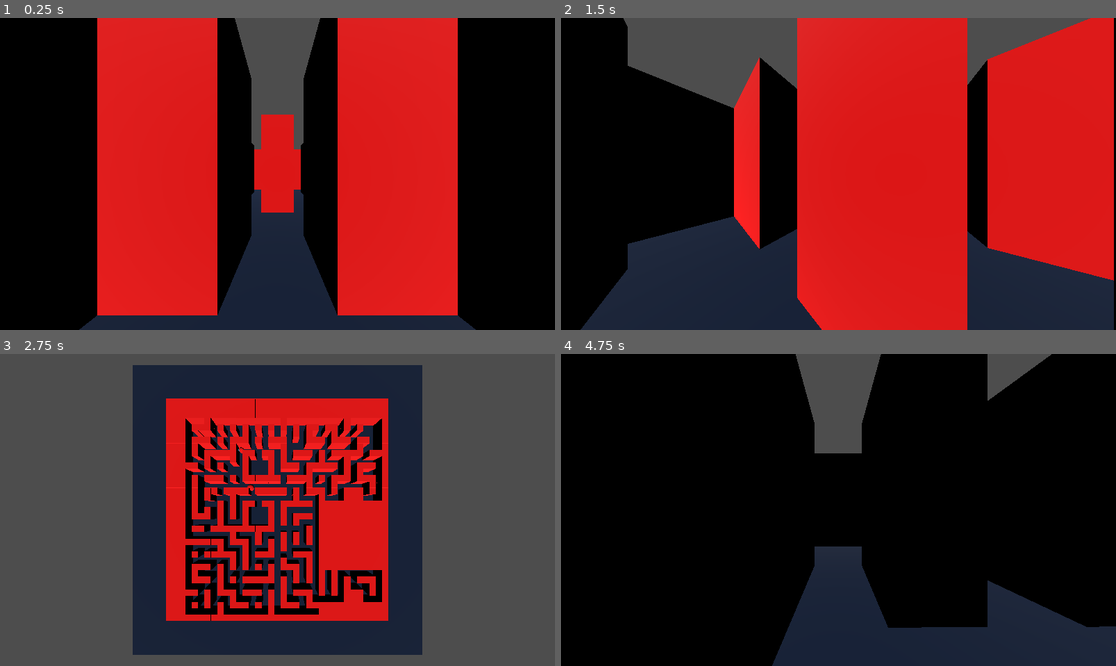
Above: before the commit, frames 1-4 (two rows, left to right).
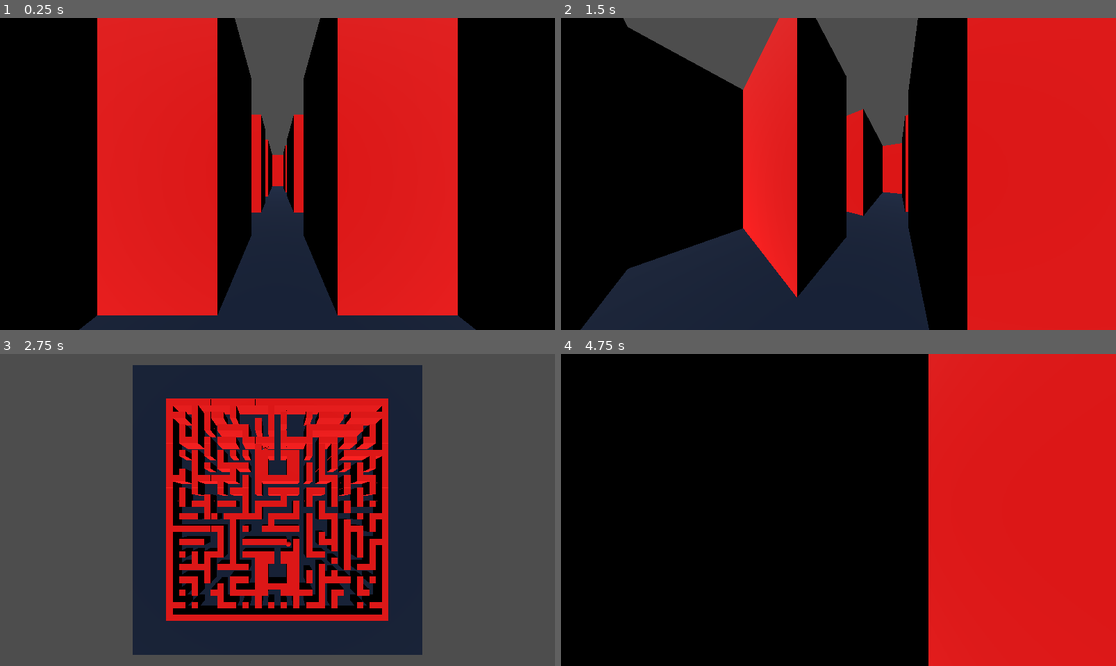
Above: after the commit, the same moments.

Repository: 21RM/Y4S1-JD-Packman
Game: Godot game, scene res://Scenes/World/world.tscn
Two runs of this game, one before a commit and one after it. Both use one fixed random seed, a clock stepped at 60 frames per second and the inputs below.
Inputs:
- Up to frame 1 (0.25 s): no input
- Up to frame 2 (1.5 s): hold D (move_right) 0.53-1.28 s; tap C (toggle_camera) at 0.6, 1.35 s; hold S (move_backwards) from 1.28 s (still down)
- Up to frame 3 (2.75 s): release S (move_backwards) at 2.03 s; hold D (move_right) from 2.03 s (still down); tap C (toggle_camera) at 2.1 s
- Up to frame 4 (4.75 s): tap Enter at 2.75, 4.25 s; tap C (toggle_camera) at 2.85, 3.6, 4.35 s; tap Space at 3.5 s; release D (move_right) at 3.53 s; hold A (move_left) from 3.53 s (still down)

The runs differ from the first frame. In frame 1, 2.3% of the frame differs, in the area x 45-55%, y 30-63%; in frame 2, 48%, in the area x 12-100%, y 0-100%; in frame 3, 11%; in frame 4, 44%.

Commit message:
added all 4 ghosts, but still need to diferenciate their AI

Diff:
--- a/Prototipes/3DPackman/3d-packman/Scenes/Ghost/ghost.gd
+++ b/Prototipes/3DPackman/3d-packman/Scenes/Ghost/ghost.gd
@@ -1,11 +1,13 @@
 extends Area3D
+class_name Ghost
 
 var ghost_type: int = 0
 enum GhostState { SCATTER, CHASE, RUN }
 
-var state: GhostState = GhostState.CHASE
+var state: GhostState = GhostState.SCATTER
+var time_in_mode: float = 0.0
 
-var speed: float = 2.0
+var speed: float = 2.1
 
 var path: Array[Vector2i] = []
 var path_index: int = 0
@@ -21,8 +23,25 @@
 
 
 
+func set_ghost_type(type: int) -> void:
+	ghost_type = type
+	# Change Later
+	var color: Color = Color(1, 0, 0)
+	match ghost_type:
+		1: color = Color(1, 0, 0)
+		2: color = Color(1, 0.6, 1)
+		3: color = Color(0, 1, 1)
+		4: color = Color(1.0, 0.5, 0.0)
+		_: color = Color(0, 0, 0)
+	var mat: StandardMaterial3D = StandardMaterial3D.new()
+	mat.albedo_color =  color
+	$MeshInstance3D.set_surface_override_material(0, mat)
+
 func _physics_process(delta: float) -> void:
 	current_cell = UtilsGrid.world_to_cell(global_position)
+	if current_cell == get_corner_cell() and state == GhostState.SCATTER:
+		state = GhostState.CHASE
+		time_in_mode = 0.0
 	var target_cell: Vector2i = compute_target_cell()
 	var packman_cell: Vector2i = UtilsPackman.packman.current_cell
 	# Testing if it needs replan
@@ -50,7 +69,6 @@
 
 func follow_path(delta) -> void:
 	if path.is_empty() or path_index >= path.size():
-		#print("Path is empty or index out of bounds: \n", path, "\nPath index: ", path_index)
 		return
 
 	var current_center: Vector3 = UtilsGrid.cell_to_world(current_cell)
@@ -158,7 +176,17 @@
 
 
 func get_corner_cell() -> Vector2i:
-	return Vector2i(1, 1)
+	match ghost_type:
+		1: # Blinky
+			return Vector2i(UtilsGrid.grid_size_x-2, 1)
+		2: # Pinky
+			return Vector2i(1, 1)
+		3: # Inky
+			return Vector2i(UtilsGrid.grid_size_x-2, UtilsGrid.grid_size_z-2)
+		4: # Clyde
+			return Vector2i(1, UtilsGrid.grid_size_z-2)
+		_:
+			return Vector2i(1, 1)
 
 
 
--- a/Prototipes/3DPackman/3d-packman/Scenes/Global/UtilsGrid.gd
+++ b/Prototipes/3DPackman/3d-packman/Scenes/Global/UtilsGrid.gd
@@ -6,8 +6,8 @@
 var grid_size_x: int = 35
 var grid_size_z: int = 35
 
-var player_spawn: Rect2i = Rect2i(12, 8, 5, 5)
-var ghosts_spawn: Rect2i = Rect2i(12, 16, 5, 5)
+var player_spawn: Rect2i = Rect2i(15, 8, 5, 5)
+var ghosts_spawn: Rect2i = Rect2i(15, 25, 5, 5)
 
 var wall_density: float = 0.7
 
@@ -25,27 +25,42 @@
 	add_reserved_rect(player_spawn)
 	add_reserved_rect(ghosts_spawn)
 	reserved_rules.append(is_container_cells)
+	reserved_rules.append(is_corner_cells)
+
+
 
 func cell_to_world(cell: Vector2i) -> Vector3:
 	return grid_origin + Vector3(cell.x*cell_size, 0, cell.y*cell_size)
+
+
 
 func world_to_cell(world_pos: Vector3) -> Vector2i:
 	var rel: Vector3 = world_pos - grid_origin
 	return Vector2i(round(rel.x / cell_size), round(rel.z / cell_size))
 
+
+
 func cell_walkable(cell: Vector2i) -> bool:
 	return in_bounds(cell.x, cell.y) and grid[idx(cell.x, cell.y)] == 0
 
+
+
 func in_bounds(x: int, z: int) -> bool:
 	return x >= 0 and x < grid_size_x and z >= 0 and z < grid_size_z
 
+
+
 func idx(x: int, z: int) -> int:
 	return z*grid_size_x + x
+
+
 
 func add_reserved_rect(rect: Rect2i) -> void:
 	for x in range(rect.position.x, rect.position.x + rect.size.x):
 		for z in range(rect.position.y, rect.position.y + rect.size.y):
 			reserved_cells.append(Vector2i(x, z))
+
+
 
 func is_reserved(x:int, z:int) -> bool:
 	var cell: Vector2i = Vector2i(x, z)
@@ -56,10 +71,16 @@
 			return true
 	return false
 
+
+
 func build_grid(rng: RandomNumberGenerator) -> void:
 	start_grid()
 	carve_connectivity(rng)
 	add_extra_loops(rng)
+	ensure_room_openings()
+	connect_corners_to_maze()
+
+
 
 func start_grid() -> void:
 	grid = PackedByteArray()
@@ -67,23 +88,23 @@
 	for i in range(grid.size()):
 		grid[i] = 1
 	for x in range(grid_size_x):
-		grid[idx(x, 0)] = 1
-		grid[idx(x, grid_size_z - 1)] = 1
-	for z in range(grid_size_z):
-		grid[idx(0, z)] = 1
-		grid[idx(grid_size_x - 1, z)] = 1
-
+		for z in range(grid_size_z):
+			if is_corner_cells(Vector2i(x, z)):
+				grid[idx(x, z)] = 0
 	carve_room(player_spawn, 0)
 	carve_room(ghosts_spawn, 0)
 
+
+
 func carve_connectivity(rng: RandomNumberGenerator) -> void:
 	var start: Vector2i = pick_random_odd_cell(rng)
+	start= Vector2i(33, 23)
 	if start == Vector2i(-1, -1):
 		return
 
 	var active: Array[Vector2i] = []
 	var last_dir: Dictionary = {}
-	set_corridor(start)
+	set_floor(start.x, start.y)
 	active.append(start)
 
 	while active.size() > 0:
@@ -123,8 +144,6 @@
 			active.pop_back()
 
 
-func set_corridor(cell: Vector2i) -> void:
-	set_floor(cell.x, cell.y)
 
 func pick_random_odd_cell(rng: RandomNumberGenerator) -> Vector2i:
 	var candidates: Array[Vector2i] = []
@@ -142,7 +161,7 @@
 
 func can_carve(cell: Vector2i, dir: Vector2i) -> bool:
 	var to_cell: Vector2i = cell + dir
-	var mid_cell: Vector2i = Vector2i((cell.x + dir.x)/2, (cell.y + dir.y)/2)
+	var mid_cell: Vector2i = Vector2i(cell.x + dir.x/2, cell.y + dir.y/2)
 	if !is_carvable(to_cell) or !is_carvable(mid_cell) or grid[idx(to_cell.x, to_cell.y)]!=1:
 		return false
 	return true
@@ -169,6 +188,74 @@
 		var cell: Vector2i = candidates[i]
 		set_floor(cell.x, cell.y)
 
+func ensure_room_openings() -> void:
+	var reference: Vector2i = player_spawn.position + player_spawn.size/2
+	var rooms: Array = [player_spawn, ghosts_spawn]
+	for room in rooms:
+		var room_center: Vector2i = room.position + room.size/2
+		if not bfs_exists(room_center, reference):
+			ensure_path_between(room_center, reference)
+
+func ensure_path_between(start: Vector2i, end: Vector2i) -> void:
+	var cell: Vector2i = start
+	var guard: int = 0
+	while cell != end and guard < 1000:
+		guard += 1
+		var step: Vector2i = Vector2i.ZERO
+		if cell.x != end.x:
+			step.x = (1 if end.x > cell.x else -1)
+		elif cell.y != end.y:
+			step.y = (1 if end.y > cell.y else -1)
+		var next: Vector2i = cell + step
+		if is_reserved(next.x, next.y):
+			var detours: Array[Vector2i] = [Vector2i(step.y, step.x), Vector2i(-step.y, -step.x)]
+			var carved: bool = false
+			for d in detours:
+				var alt: Vector2i = cell + d
+				if in_bounds(alt.x, alt.y) and not is_reserved(alt.x, alt.y):
+					set_floor(alt.x, alt.y)
+					cell = alt
+					carved = true
+					break
+			if not carved:
+				set_floor(next.x, next.y)
+				cell = next
+		else:
+			set_floor(next.x, next.y)
+			cell = next
+
+func bfs_exists(start: Vector2i, goal: Vector2i) -> bool:
+	var queue: Array[Vector2i] = [start]
+	var seen: Dictionary = {start: true}
+	var dirs: Array[Vector2i] = [Vector2i(0,-1), Vector2i(1,0), Vector2i(0,1), Vector2i(-1,0)]
+
+	while queue.size() > 0:
+		var cell: Vector2i = queue.pop_front()
+		if cell == goal:
+			return true
+		for d in dirs:
+			var next_cell: Vector2i = cell + d
+			if not in_bounds(next_cell.x, next_cell.y):
+				continue
+			if grid[idx(next_cell.x, next_cell.y)] != 0:
+				continue
+			if not seen.has(next_cell):
+				seen[next_cell] = true
+				queue.append(next_cell)
+
+	return false
+
+func connect_corners_to_maze() -> void:
+	var reference: Vector2i = player_spawn.position + player_spawn.size/2
+	var corner_cells: Array[Vector2i] = [
+		Vector2i(1, 1),
+		Vector2i(grid_size_x - 2, 1),
+		Vector2i(1, grid_size_z - 2),
+		Vector2i(grid_size_x - 2, grid_size_z - 2),
+	]
+	for cell in corner_cells:
+		if not bfs_exists(cell, reference):
+			ensure_path_between(cell, reference)
 
 func carve_room(rect: Rect2i, door_side: int = -1) -> void:
 	var px: int = rect.position.x
@@ -191,20 +278,12 @@
 		match door_side:
 			0:
 				set_floor(px+sx/2, pz) # top
-				grid[idx(px+sx/2, pz-1)] = 0
-				reserved_cells.append(Vector2i(px+sx/2, pz-1))
 			1:
 				set_floor(px+sx-1, pz+sz/2) # right
-				grid[idx(px+sx, pz+sz/2)] = 0
-				reserved_cells.append(Vector2i(px+sx, pz+sz/2))
 			2:
 				set_floor(px+sx/2, pz+sz-1) # bottom
-				grid[idx(px+sx/2, pz+sz)] = 0
-				reserved_cells.append(Vector2i(px+sx/2, pz+sz))
 			3:
 				set_floor(px, pz+sz/2) # left
-				grid[idx(px-1, pz+sz/2)] = 0
-				reserved_cells.append(Vector2i(px-1, pz+sz/2))
 
 func set_wall(x: int, z: int) -> void:
 	if in_bounds(x, z):
@@ -226,3 +305,6 @@
 '''
 func is_container_cells(cell: Vector2i) -> bool:
 	return cell.x == 0 or cell.x == grid_size_x - 1 or cell.y == 0 or cell.y == grid_size_z - 1
+
+func is_corner_cells(cell: Vector2i) -> bool:
+	return (cell.x == 1 or cell.x == grid_size_x - 2) and (cell.y == 1 or cell.y == grid_size_z - 2)
--- a/Prototipes/3DPackman/3d-packman/Scenes/World/world.gd
+++ b/Prototipes/3DPackman/3d-packman/Scenes/World/world.gd
@@ -10,6 +10,15 @@
 
 @export_category("Enemies")
 @export var ghosts_height: float = 1.0
+var ghosts_spawn: Vector3 = Vector3.ZERO
+var prob_scatter: float = 0.10
+var prob_chase: float = 0.10
+var change_chase_bias: float = 0.002
+var prob_min: float = 0.05
+var prob_max: float = 0.95
+var min_time_scatter: float = 10.0
+var min_time_chase: float = 15.0
+var time_elapsed: float = 0.0
 
 var rng: RandomNumberGenerator
 
@@ -23,9 +32,9 @@
 
 	UtilsGrid.build_grid(rng)
 	instantiate_walls()
+	ghosts_spawn = get_ghosts_spawn()
 	instantiate_ghosts()
 	position_player()
-	position_ghosts()
 
 	UtilsPackman.packman = $Packman
 
@@ -51,19 +60,36 @@
 				$Walls.add_child(wall)
 
 func instantiate_ghosts() -> void:
-	var ghost: Area3D = ghost_scene.instantiate()
-	ghost.ghost_type = 0
-	$Ghosts.add_child(ghost)
+	if time_elapsed >= 0.0 and $Ghosts.get_child_count() == 0:
+		var blinky: Area3D = ghost_scene.instantiate()
+		blinky.set_ghost_type(1)
+		blinky.global_position = ghosts_spawn
+		$Ghosts.add_child(blinky)
+	if time_elapsed >= 5.0 and $Ghosts.get_child_count() == 1:
+		var pinky: Area3D = ghost_scene.instantiate()
+		pinky.set_ghost_type(2)
+		pinky.global_position = ghosts_spawn
+		$Ghosts.add_child(pinky)
+	if time_elapsed >= 10.0 and $Ghosts.get_child_count() == 2:
+		var inky: Area3D = ghost_scene.instantiate()
+		inky.set_ghost_type(3)
+		inky.global_position = ghosts_spawn
+		$Ghosts.add_child(inky)
+	if time_elapsed >= 15.0 and $Ghosts.get_child_count() == 3:
+		var clyde: Area3D = ghost_scene.instantiate()
+		clyde.set_ghost_type(4)
+		clyde.global_position = ghosts_spawn
+		$Ghosts.add_child(clyde)
+
 
 func position_player() -> void:
 	var spawn_cell: Vector2i = UtilsGrid.player_spawn.position + UtilsGrid.player_spawn.size/2
 	$Packman.global_position = UtilsGrid.cell_to_world(spawn_cell)
 
-func position_ghosts() -> void:
+func get_ghosts_spawn() -> Vector3:
 	var spawn_cell: Vector2i = UtilsGrid.ghosts_spawn.position + UtilsGrid.ghosts_spawn.size/2
-	for ghost in $Ghosts.get_children():
-		ghost.global_position =  UtilsGrid.cell_to_world(spawn_cell)
-		ghost.global_position.y = ghosts_height
+	return Vector3(UtilsGrid.cell_to_world(spawn_cell).x, ghosts_height, UtilsGrid.cell_to_world(spawn_cell).z)
+
 
 func _unhandled_input(event: InputEvent) -> void:
 	if event.is_action_released("toggle_camera"):
@@ -71,3 +97,27 @@
 			$Packman.activate_camera()
 		else:
 			$WorldCamera.current = true
+
+
+func _on_game_tick() -> void:
+	time_elapsed += $GameTicker.wait_time
+	instantiate_ghosts()
+	var base_prob_scatter: float = clamp(prob_scatter - change_chase_bias * time_elapsed, prob_min, prob_max)
+	var base_prob_chase: float = clamp(prob_chase + change_chase_bias * time_elapsed, prob_min, prob_max)
+	var sum_prob: float = base_prob_scatter + base_prob_chase
+	if sum_prob > 1.0:
+		base_prob_scatter /= sum_prob
+		base_prob_chase /= sum_prob
+	for ghost in $Ghosts.get_children():
+		ghost.time_in_mode += $GameTicker.wait_time
+		match ghost.state:
+			Ghost.GhostState.SCATTER:
+				if ghost.time_in_mode >= min_time_scatter and randf() < base_prob_chase:
+					print("changed to chase")
+					ghost.state = Ghost.GhostState.CHASE
+					ghost.time_in_mode = 0.0
+			Ghost.GhostState.CHASE:
+				if ghost.time_in_mode >= min_time_chase and randf() < base_prob_scatter:
+					print("changed to scatter")
+					ghost.state = Ghost.GhostState.SCATTER
+					ghost.time_in_mode = 0.0
--- a/Prototipes/3DPackman/3d-packman/Scenes/World/world.tscn
+++ b/Prototipes/3DPackman/3d-packman/Scenes/World/world.tscn
@@ -19,6 +19,9 @@
 script = ExtResource("1_yp2ti")
 wall_scene = ExtResource("2_3rhlx")
 ghost_scene = ExtResource("3_vadfg")
+
+[node name="GameTicker" type="Timer" parent="."]
+autostart = true
 
 [node name="Ceiling" type="StaticBody3D" parent="."]
 transform = Transform3D(1, 0, 0, 0, 1, 0, 0, 0, 1, 0, 3, 0)
@@ -51,3 +54,5 @@
 
 [node name="TopDownDebugLight" type="DirectionalLight3D" parent="."]
 transform = Transform3D(1, 0, 0, 0, 0.70710677, 0.70710677, 0, -0.70710677, 0.70710677, 0, 5, 0)
+
+[connection signal="timeout" from="GameTicker" to="." method="_on_game_tick"]
